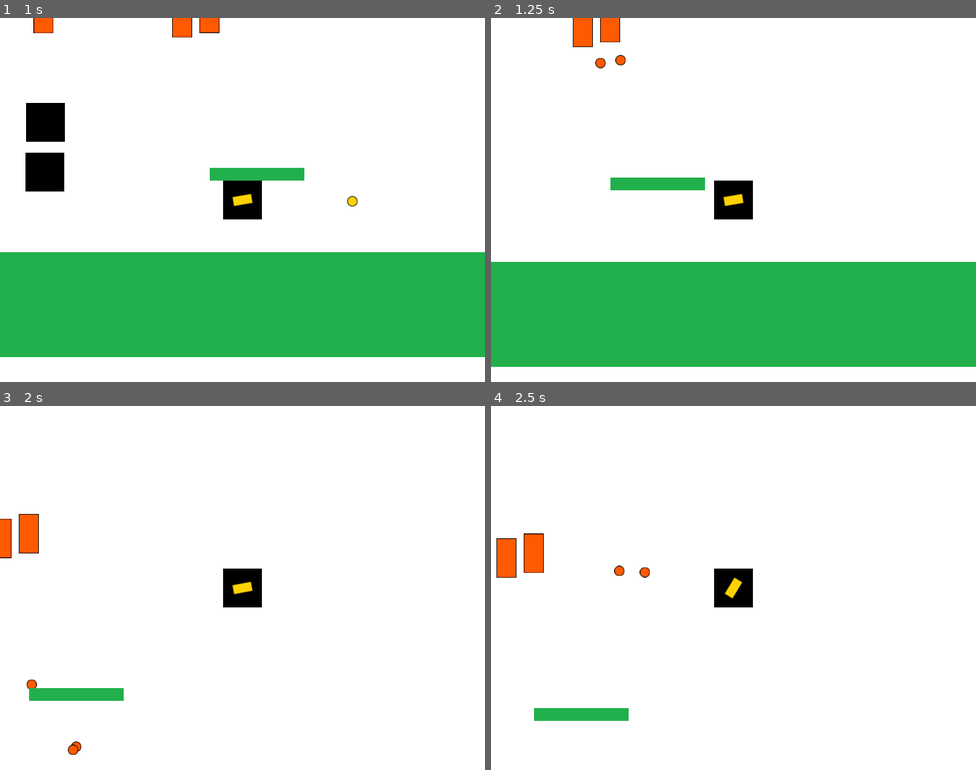
Above: before the commit, frames 1-4 (two rows, left to right).
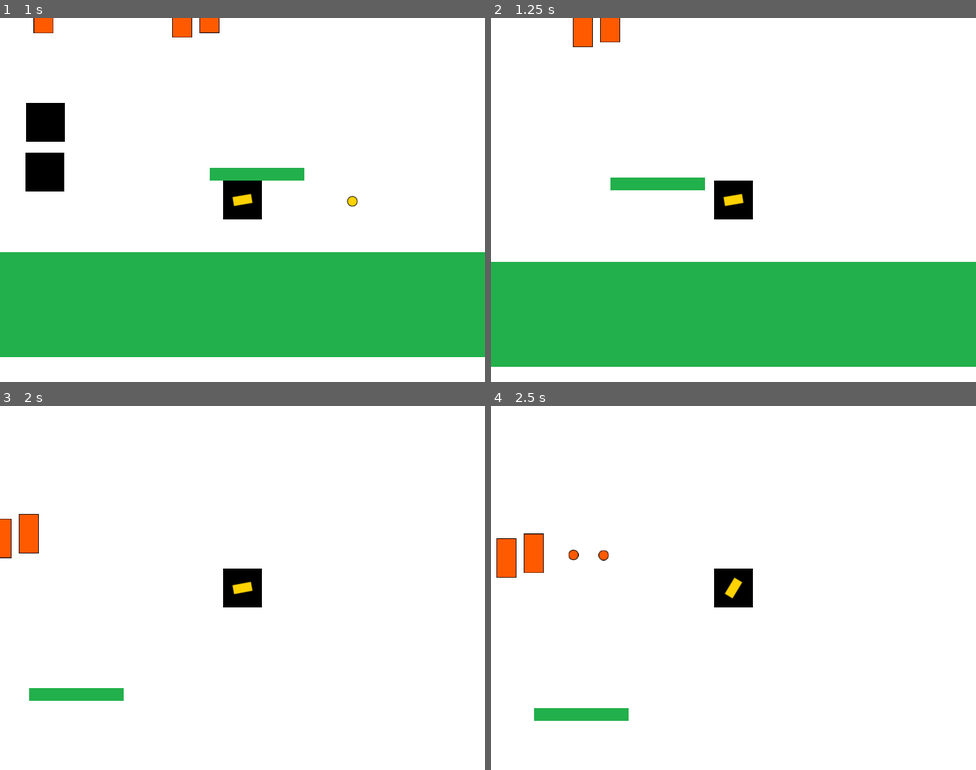
Above: after the commit, the same moments.

Repository: ximena-bogado/entregas-ipv-ximena-bogado
Game: Godot game, scene res://Main.tscn
Same seed, same stepped clock (60 frames per second), same inputs: the game is played once before the commit and once after it.
Inputs (mouse positions are in pixels of both pictures, inside the frame that each line leads up to):
- Up to frame 1 (1 s): move the mouse to (349, 181) at 0.52 s; hold D (move_right) from 0.53 s (still down); click (349, 181) at 0.6 s; tap W (jump) at 0.77 s
- Up to frame 2 (1.25 s): keep holding D (move_right)
- Up to frame 3 (2 s): move the mouse to (145, 606) at 1.27 s; release D (move_right) at 1.28 s; hold A (move_left) from 1.28 s (still down); click (145, 606) at 1.35 s; tap W (jump) at 1.52 s
- Up to frame 4 (2.5 s): move the mouse to (782, 507) at 2.02 s; release A (move_left) at 2.03 s; hold D (move_right) from 2.03 s (still down); click (782, 507) at 2.1 s

Frame 1 is identical in both runs. In frame 2, 0.1% of the frame differs, in the area x 21-28%, y 10-14%; in frame 3, 0.1%; in frame 4, 0.2%, in the area x 16-33%, y 39-48%.

Commit message:
bonus esconderse tras una pared

Diff:
--- a/entrega-5-ximena-bogado/entities/enemies/Turret.gd
+++ b/entrega-5-ximena-bogado/entities/enemies/Turret.gd
@@ -7,7 +7,6 @@
 
 var player
 var projectile_container
-
 var target:Node2D
 
 func _ready():
@@ -17,6 +16,16 @@
 	container.add_child(self)
 	global_position = turret_pos
 	self.projectile_container = projectile_container
+
+func _physics_process(delta):
+	if target != null:
+		var space_state = get_world_2d().direct_space_state
+		var result = space_state.intersect_ray(global_position, target.global_position,
+							[self, target], collision_mask)
+		if !result.empty() && !fire_timer.is_stopped():
+			fire_timer.stop()
+		elif result.empty() && fire_timer.is_stopped():
+			fire_timer.start()
 
 
 func fire_at_player():
--- a/entrega-5-ximena-bogado/entities/enemies/Turret.tscn
+++ b/entrega-5-ximena-bogado/entities/enemies/Turret.tscn
@@ -12,6 +12,7 @@
 radius = 529.024
 
 [node name="Turret" type="StaticBody2D"]
+collision_layer = 4
 script = ExtResource( 2 )
 projectile_scene = ExtResource( 3 )
 
